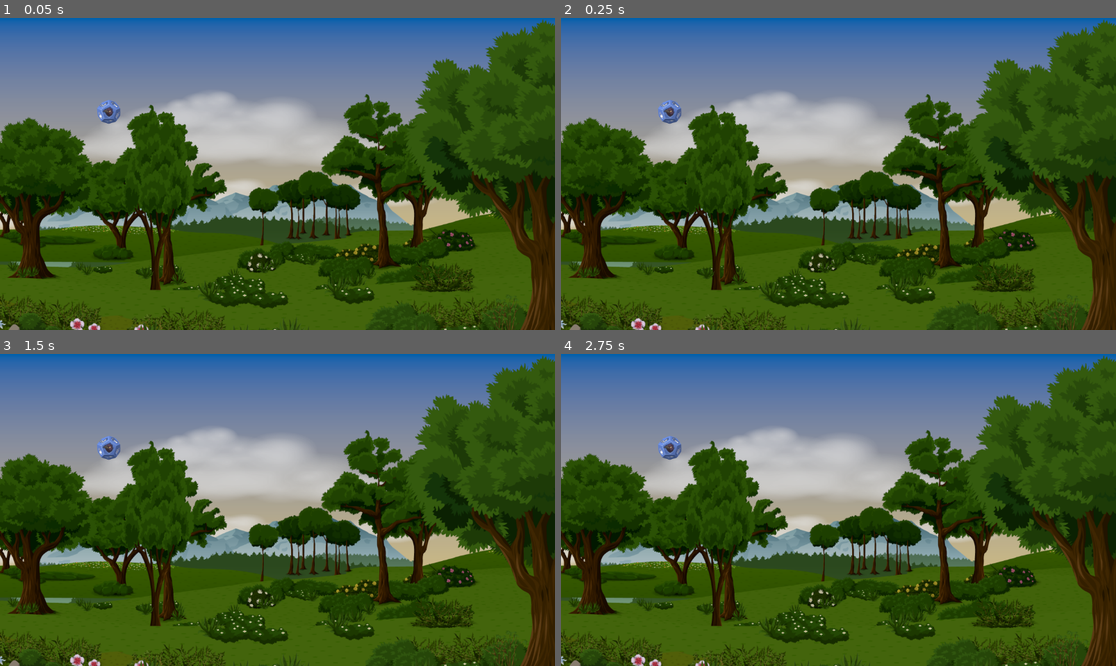
Above: before the commit, frames 1-4 (two rows, left to right).
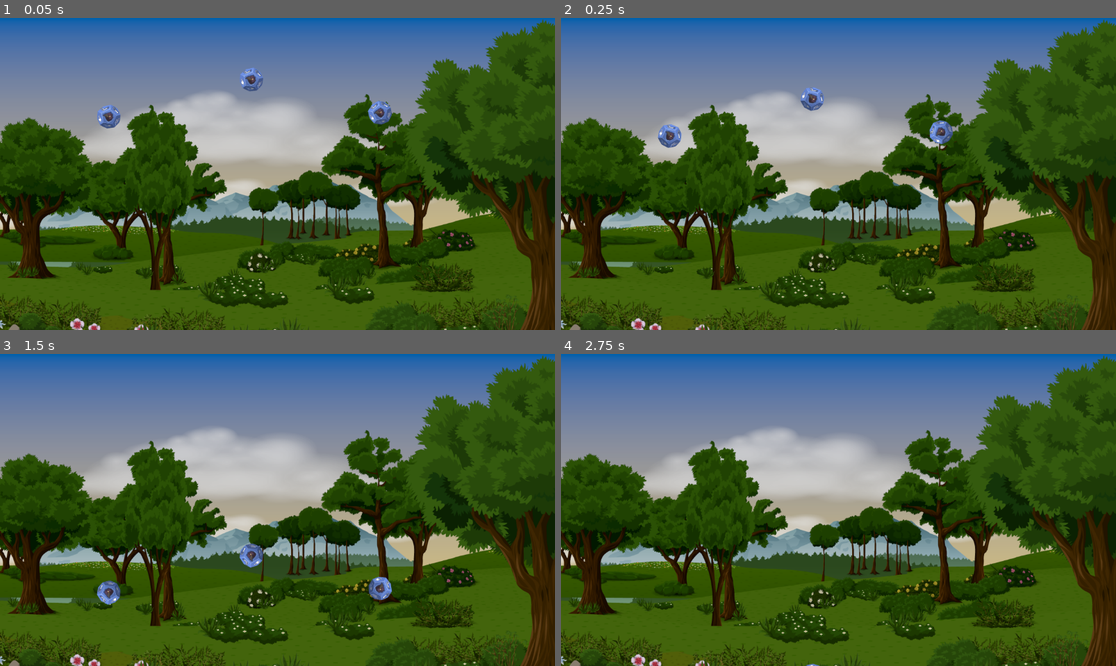
Above: after the commit, the same moments.

Repository: shiojojo/dice-catcher
Game: Godot game, scene res://Scenes/game.tscn
Same seed, same stepped clock (60 frames per second), same inputs: the game is played once before the commit and once after it.
Inputs:
- Up to frame 1 (0.05 s): no input
- Up to frame 2 (0.25 s): no input
- Up to frame 3 (1.5 s): no input
- Up to frame 4 (2.75 s): no input

The runs differ from the first frame. In frame 1, 0.7% of the frame differs, in the area x 17-71%, y 16-36%; in frame 2, 1.0%; in frame 3, 1.0%, in the area x 17-71%, y 26-81%; in frame 4, 0.3%.

Commit message:
add dice scene with movement and rotation logic

Diff:
--- a/Resources/DiceCollisionShap.tres
+++ b/Resources/DiceCollisionShap.tres
@@ -1,3 +1,4 @@
 [gd_resource type="CircleShape2D" format=3 uid="uid://c4mc2cc337c4h"]
 
 [resource]
+radius = 41.009537
--- /dev/null
+++ b/Scenes/dice.gd
@@ -0,0 +1,22 @@
+extends Area2D
+class_name Dice
+
+@export var SPEED: float = 200.0
+@export var ROTATION_SPEED: float = 3.0
+
+
+# Called when the node enters the scene tree for the first time.
+func _ready() -> void:
+	var rng = RandomNumberGenerator.new()
+	rng.randomize()
+	# Randomly choose rotation direction (clockwise or counter-clockwise)
+	if rng.randi_range(0, 1) == 0:
+		ROTATION_SPEED = - abs(ROTATION_SPEED)
+	else:
+		ROTATION_SPEED = abs(ROTATION_SPEED)
+
+
+# Physics step (fixed timestep) — use for movement with collisions.
+func _physics_process(delta: float) -> void:
+	position.y += SPEED * delta
+	rotate(ROTATION_SPEED * delta)
--- a/Scenes/dice.tscn
+++ b/Scenes/dice.tscn
@@ -1,13 +1,15 @@
 [gd_scene format=3 uid="uid://cw5e8v71cm0k"]
 
+[ext_resource type="Script" uid="uid://c85x4uo4b1gny" path="res://Scenes/dice.gd" id="1_3jar1"]
 [ext_resource type="Texture2D" uid="uid://sfa6h11lfuw7" path="res://Assets/Dice.png" id="1_878ur"]
 [ext_resource type="Shape2D" uid="uid://c4mc2cc337c4h" path="res://Resources/DiceCollisionShap.tres" id="2_7cx2c"]
 
 [node name="Dice" type="Area2D" unique_id=694492631]
+script = ExtResource("1_3jar1")
 
 [node name="Sprite2D" type="Sprite2D" parent="." unique_id=1235182655]
 texture = ExtResource("1_878ur")
 
 [node name="CollisionShape2D" type="CollisionShape2D" parent="." unique_id=479121947]
-scale = Vector2(3.8103456, 3.8100913)
+scale = Vector2(1.0009456, 1.0054777)
 shape = ExtResource("2_7cx2c")
--- a/Scenes/game.tscn
+++ b/Scenes/game.tscn
@@ -13,3 +13,11 @@
 [node name="Dice" parent="." unique_id=694492631 instance=ExtResource("2_wrm1d")]
 position = Vector2(225.99998, 194.99998)
 scale = Vector2(0.7, 0.7)
+
+[node name="Dice2" parent="." unique_id=2101458335 instance=ExtResource("2_wrm1d")]
+position = Vector2(788.99994, 187)
+scale = Vector2(0.7, 0.7)
+
+[node name="Dice3" parent="." unique_id=1878421884 instance=ExtResource("2_wrm1d")]
+position = Vector2(522, 118.00001)
+scale = Vector2(0.7, 0.7)
Not shown, added: Scenes/dice.gd.uid
